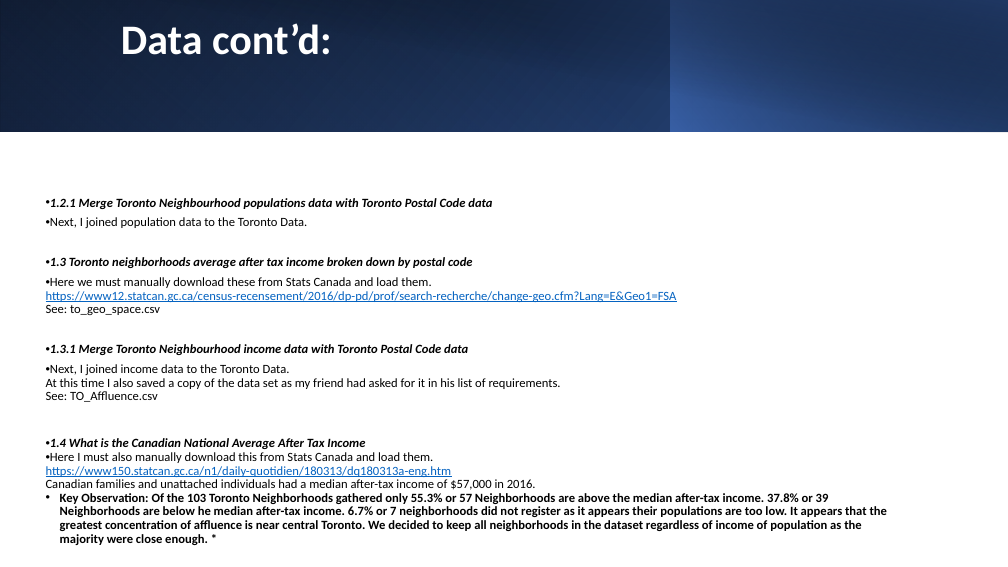
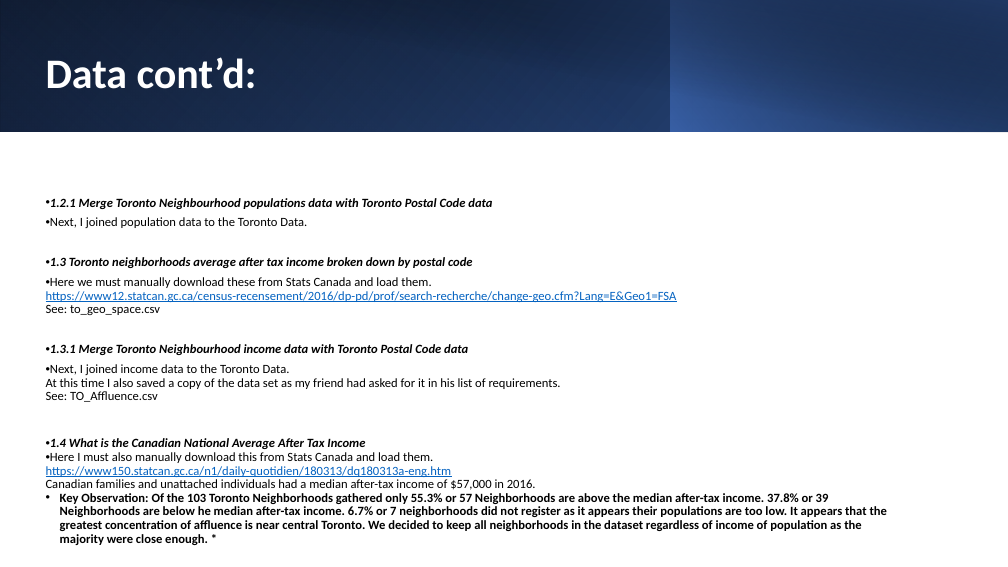
Before and after one commit to vir007/Coursera_Capstone, a slide deck: slide 5 of Week 4_5/Week_5_Presentation.pptx. Drawn at 1008x567 pixels with LibreOffice and Linux fonts; fonts in the diff are those of the drawing. Boxes give left, top, right and bottom in pixels: in the first picture for what was removed or moved away, otherwise in the second. Text is boxed around its words. In the diff, an @@ line names an element or a change of style, - is before the commit and + after.

```diff
--- a/Week 4_5/Week_5_Presentation.pptx
+++ b/Week 4_5/Week_5_Presentation.pptx
@@ text "Data cont’d:": place and size @@
-text "Data cont’d:" at [121, 23, 332, 55]
+text "Data cont’d:" at [46, 57, 257, 89]
```
Also in this commit, not shown: 10 other slides changed, 1 other file.
